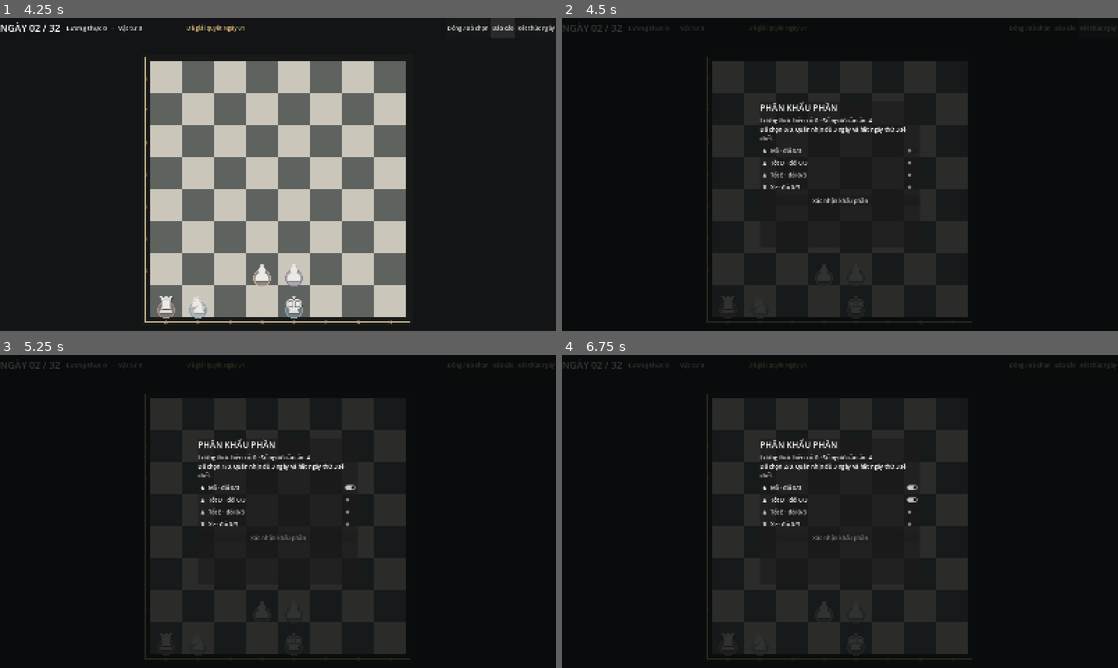
Above: before the commit, frames 1-4 (two rows, left to right).
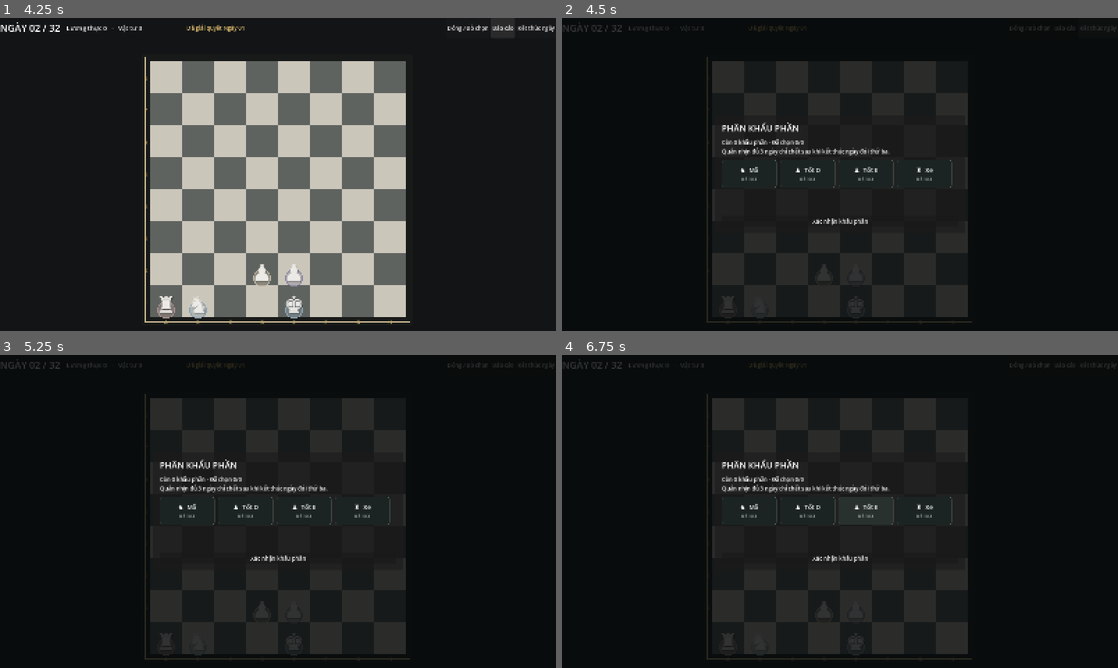
Above: after the commit, the same moments.

Repository: LonelyChromosome/demoX
Game: Godot game, scene res://src/app/main.tscn
Same seed, same stepped clock (60 frames per second), same inputs: the game is played once before the commit and once after it.
Inputs (mouse positions are in pixels of both pictures, inside the frame that each line leads up to):
- Up to frame 1 (4.25 s): click "Đóng / Bỏ chọn" at 0.5 s; click "Báo cáo" at 1.25 s; click "Kết thúc ngày" at 2 s; click "Đóng / Bỏ chọn" at 2.75 s; click "Báo cáo" at 3.5 s
- Up to frame 2 (4.5 s): click "Kết thúc ngày" at 4.25 s
- Up to frame 3 (5.25 s): click (278, 486) at 5 s, where only the run before the commit has a clickable "♞ Mã · đói 0/3"
- Up to frame 4 (6.75 s): click (751, 511) at 5.77 s; click (840, 498) at 6.5 s, where only the run before the commit has a clickable "♟ Tốt D · đói 0/3"

Frame 1 is identical in both runs. In frame 2, 2.1% of the frame differs, in the area x 28-70%, y 26-67%; in frame 3, 2.1%; in frame 4, 2.1%.

Commit message:
ui: replace ration list with selectable cards

Diff:
--- a/src/ui/ration_overlay.gd
+++ b/src/ui/ration_overlay.gd
@@ -5,9 +5,9 @@
 
 var state: GameState
 var required_count := 0
-var need_count := 0
 var selected := {}
-var list: VBoxContainer
+var cards := {}
+var card_flow: HFlowContainer
 var hint: Label
 var confirm: Button
 
@@ -17,14 +17,23 @@
 	color = Color(0.03, 0.04, 0.04, 0.82)
 	set_anchors_and_offsets_preset(Control.PRESET_FULL_RECT)
 	z_index = 50
+	var center := CenterContainer.new()
+	center.set_anchors_and_offsets_preset(Control.PRESET_FULL_RECT)
+	add_child(center)
 	var panel := PanelContainer.new()
-	panel.set_anchors_preset(Control.PRESET_CENTER)
-	panel.position = Vector2(-230, -210)
-	panel.custom_minimum_size = Vector2(460, 420)
-	add_child(panel)
+	panel.custom_minimum_size = Vector2(720, 280)
+	panel.size_flags_horizontal = Control.SIZE_SHRINK_CENTER
+	panel.size_flags_vertical = Control.SIZE_SHRINK_CENTER
+	center.add_child(panel)
+	var margin := MarginContainer.new()
+	margin.add_theme_constant_override("margin_left", 20)
+	margin.add_theme_constant_override("margin_right", 20)
+	margin.add_theme_constant_override("margin_top", 18)
+	margin.add_theme_constant_override("margin_bottom", 18)
+	panel.add_child(margin)
 	var box := VBoxContainer.new()
-	box.add_theme_constant_override("separation", 8)
-	panel.add_child(box)
+	box.add_theme_constant_override("separation", 12)
+	margin.add_child(box)
 	var title := Label.new()
 	title.text = "PHÂN KHẨU PHẦN"
 	title.add_theme_font_size_override("font_size", 25)
@@ -32,8 +41,16 @@
 	hint = Label.new()
 	hint.autowrap_mode = TextServer.AUTOWRAP_WORD_SMART
 	box.add_child(hint)
-	list = VBoxContainer.new()
-	box.add_child(list)
+	var scroll := ScrollContainer.new()
+	scroll.custom_minimum_size.y = 150
+	scroll.size_flags_vertical = Control.SIZE_EXPAND_FILL
+	scroll.horizontal_scroll_mode = ScrollContainer.SCROLL_MODE_DISABLED
+	box.add_child(scroll)
+	card_flow = HFlowContainer.new()
+	card_flow.size_flags_horizontal = Control.SIZE_EXPAND_FILL
+	card_flow.add_theme_constant_override("h_separation", 10)
+	card_flow.add_theme_constant_override("v_separation", 10)
+	scroll.add_child(card_flow)
 	confirm = Button.new()
 	confirm.text = "Xác nhận khẩu phần"
 	confirm.pressed.connect(_submit)
@@ -43,32 +60,82 @@
 func show_request(game_state: GameState, result: TurnResolutionResult) -> void:
 	state = game_state
 	required_count = result.ration_food_available
-	need_count = result.ration_need
 	selected.clear()
-	for child in list.get_children():
+	cards.clear()
+	for child in card_flow.get_children():
 		child.queue_free()
 	for unit_id in result.ration_candidate_ids:
 		var unit := state.units.get(unit_id) as UnitState
-		if unit == null:
-			continue
-		var choice := CheckButton.new()
-		choice.text = "%s  %s · đói %d/3" % [_glyph(unit.rank), unit.display_name, unit.hunger_streak]
-		choice.toggled.connect(_toggle.bind(unit_id))
-		list.add_child(choice)
+		if unit != null:
+			_create_card(unit)
 	visible = true
 	_update_hint()
 
 
-func _toggle(enabled: bool, unit_id: String) -> void:
+func _create_card(unit: UnitState) -> void:
+	var card := Button.new()
+	card.toggle_mode = true
+	card.custom_minimum_size = Vector2(158, 82)
+	card.focus_mode = Control.FOCUS_NONE
+	card.add_theme_stylebox_override("normal", _card_style(false))
+	card.add_theme_stylebox_override("hover", _card_style(false, true))
+	card.add_theme_stylebox_override("pressed", _card_style(true))
+	card.add_theme_stylebox_override("hover_pressed", _card_style(true, true))
+	card.toggled.connect(_toggle.bind(unit.id, card))
+	card_flow.add_child(card)
+	var content := VBoxContainer.new()
+	content.mouse_filter = Control.MOUSE_FILTER_IGNORE
+	content.set_anchors_and_offsets_preset(Control.PRESET_FULL_RECT, Control.PRESET_MODE_MINSIZE, 8)
+	content.alignment = BoxContainer.ALIGNMENT_CENTER
+	card.add_child(content)
+	var main := Label.new()
+	main.mouse_filter = Control.MOUSE_FILTER_IGNORE
+	main.text = "%s  %s" % [_glyph(unit.rank), _unit_name(unit)]
+	main.horizontal_alignment = HORIZONTAL_ALIGNMENT_CENTER
+	main.add_theme_font_size_override("font_size", 18)
+	content.add_child(main)
+	var hunger := Label.new()
+	hunger.mouse_filter = Control.MOUSE_FILTER_IGNORE
+	hunger.text = "Đói %d/3" % unit.hunger_streak
+	hunger.horizontal_alignment = HORIZONTAL_ALIGNMENT_CENTER
+	hunger.add_theme_font_size_override("font_size", 13)
+	hunger.add_theme_color_override("font_color", Color("b9c1bd"))
+	content.add_child(hunger)
+	var check := Label.new()
+	check.mouse_filter = Control.MOUSE_FILTER_IGNORE
+	check.position = Vector2(9, 5)
+	check.add_theme_font_size_override("font_size", 18)
+	card.add_child(check)
+	cards[unit.id] = {"button": card, "check": check}
+
+
+func _toggle(enabled: bool, unit_id: String, card: Button) -> void:
+	if enabled and selected.size() >= required_count:
+		card.set_pressed_no_signal(false)
+		return
 	if enabled:
 		selected[unit_id] = true
 	else:
 		selected.erase(unit_id)
+	_update_card(unit_id)
 	_update_hint()
 
 
+func _update_card(unit_id: String) -> void:
+	if not cards.has(unit_id):
+		return
+	var card_data: Dictionary = cards[unit_id]
+	var button := card_data.button as Button
+	var check := card_data.check as Label
+	var is_selected := selected.has(unit_id)
+	check.text = "✓" if is_selected else ""
+	button.add_theme_stylebox_override("normal", _card_style(is_selected))
+
+
 func _update_hint() -> void:
-	hint.text = "Lương thực hiện có: %d · Số người cần ăn: %d\nĐã chọn %d/%d. Quân nhịn đủ 3 ngày và hết ngày thứ 3 sẽ chết." % [required_count, need_count, selected.size(), required_count]
+	hint.text = "Còn %d khẩu phần · Đã chọn %d/%d\nQuân nhịn đủ 3 ngày chỉ chết sau khi kết thúc ngày đói thứ ba." % [
+		required_count, selected.size(), required_count
+	]
 	confirm.disabled = selected.size() != required_count
 
 
@@ -81,5 +148,24 @@
 	submitted.emit(ids)
 
 
+func _card_style(is_selected: bool, hovered := false) -> StyleBoxFlat:
+	var style := StyleBoxFlat.new()
+	style.bg_color = Color("263b36") if is_selected else Color("1b2422")
+	if hovered:
+		style.bg_color = style.bg_color.lightened(0.06)
+	style.border_color = Color("7dd7ae") if is_selected else Color("4d615a")
+	style.set_border_width_all(3 if is_selected else 1)
+	style.set_corner_radius_all(8)
+	style.content_margin_left = 8
+	style.content_margin_right = 8
+	style.content_margin_top = 8
+	style.content_margin_bottom = 8
+	return style
+
+
+func _unit_name(unit: UnitState) -> String:
+	return unit.display_name if not unit.display_name.is_empty() else unit.id
+
+
 func _glyph(rank: int) -> String:
 	return ["♟", "♞", "♜", "♝", "♛", "♚"][rank]
